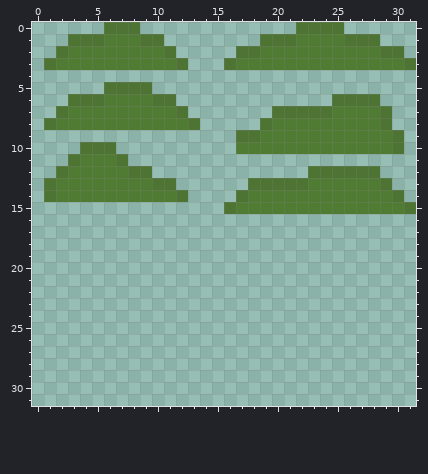
Pixel-art file, stored at assets/Hills.ase. The picture above is the old version.
32x32 pixels, 1 frame.
After the commit:
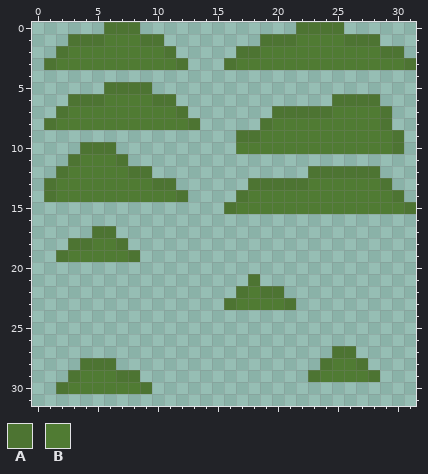
Palette (. is transparent): A #4d7432  B #507b33
Diff:
y 17: x 5..6 .. -> AA
y 18: x 3..7 ..... -> AABBA
y 19: x 2..8 ....... -> ABBBBBA
y 21: x 18 . -> A
y 22: x 17..20 .... -> ABAA
y 23: x 16..21 ...... -> ABBBBA
y 27: x 25..26 .. -> AA
y 28: x 4..6 ... -> AAA; x 24..27 .... -> ABBA
y 29: x 3..8 ...... -> ABBBAA; x 23..28 ...... -> ABBBBA
y 30: x 2..9 ........ -> ABBBBBBA
